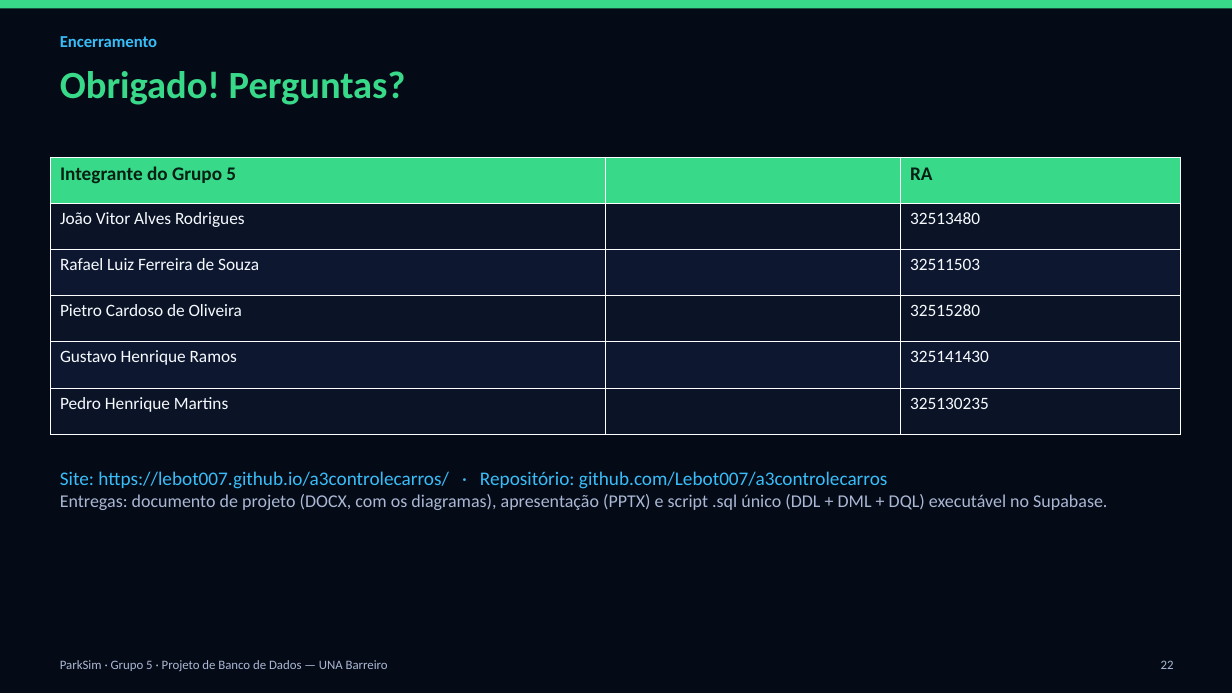
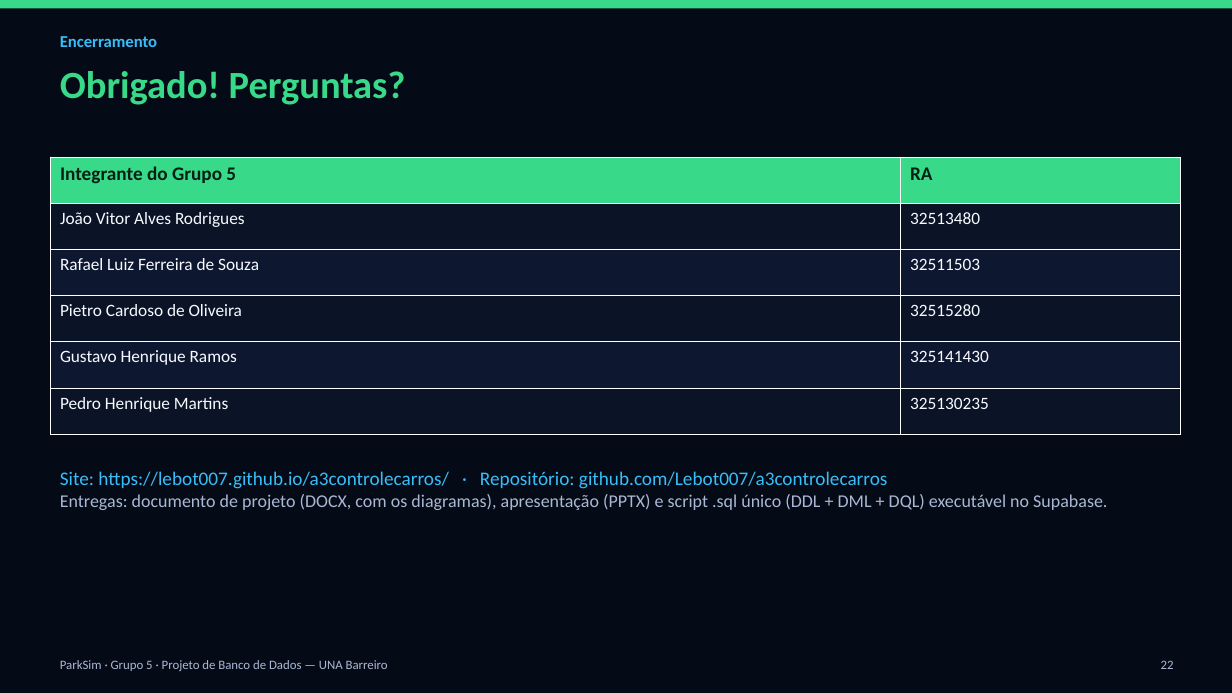
Before and after one commit to Lebot007/a3controlecarros, a slide deck: slide 22 of entrega/ParkSim_A3_Apresentacao.pptx. Drawn at 1232x693 pixels with LibreOffice and Linux fonts; fonts in the diff are those of the drawing. Boxes give left, top, right and bottom in pixels: in the first picture for what was removed or moved away, otherwise in the second. Text is boxed around its words. In the diff, an @@ line names an element or a change of style, - is before the commit and + after.

Commit message:
Corrige layout da apresentacao (overflow e alinhamento)
- slide 14: bloco de codigo DDL nao cabia na caixa e invadia o rodape/roda
  da pagina: fonte ajustada para 10,5pt, caixa redimensionada acima do
  rodape e normAutofit como rede de seguranca;
- slides 11, 14, 15, 16 e 17: primeira linha dos blocos de codigo estava
  centrada (algn=ctr) e quebrava o alinhamento monoespacado;
- slide 22: tabela de encerramento tinha uma coluna vazia no meio;
  removida, ficando Integrante | RA.

```diff
--- a/entrega/ParkSim_A3_Apresentacao.pptx
+++ b/entrega/ParkSim_A3_Apresentacao.pptx
@@ table at box(51, 157, 1181, 434) @@
-column 2:  |  |  |  |  | 
```
Also in this commit, not shown: 5 other slides changed.
